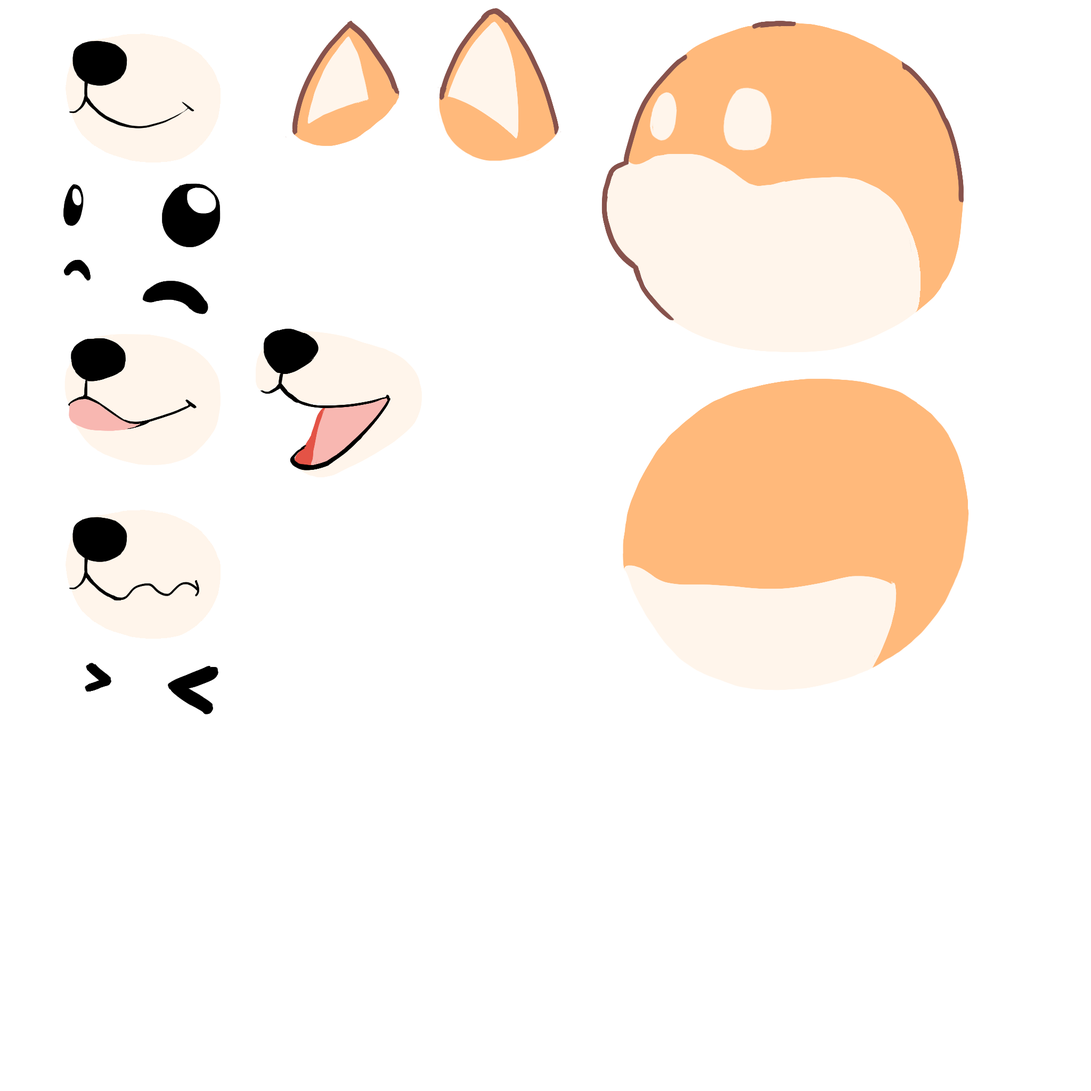
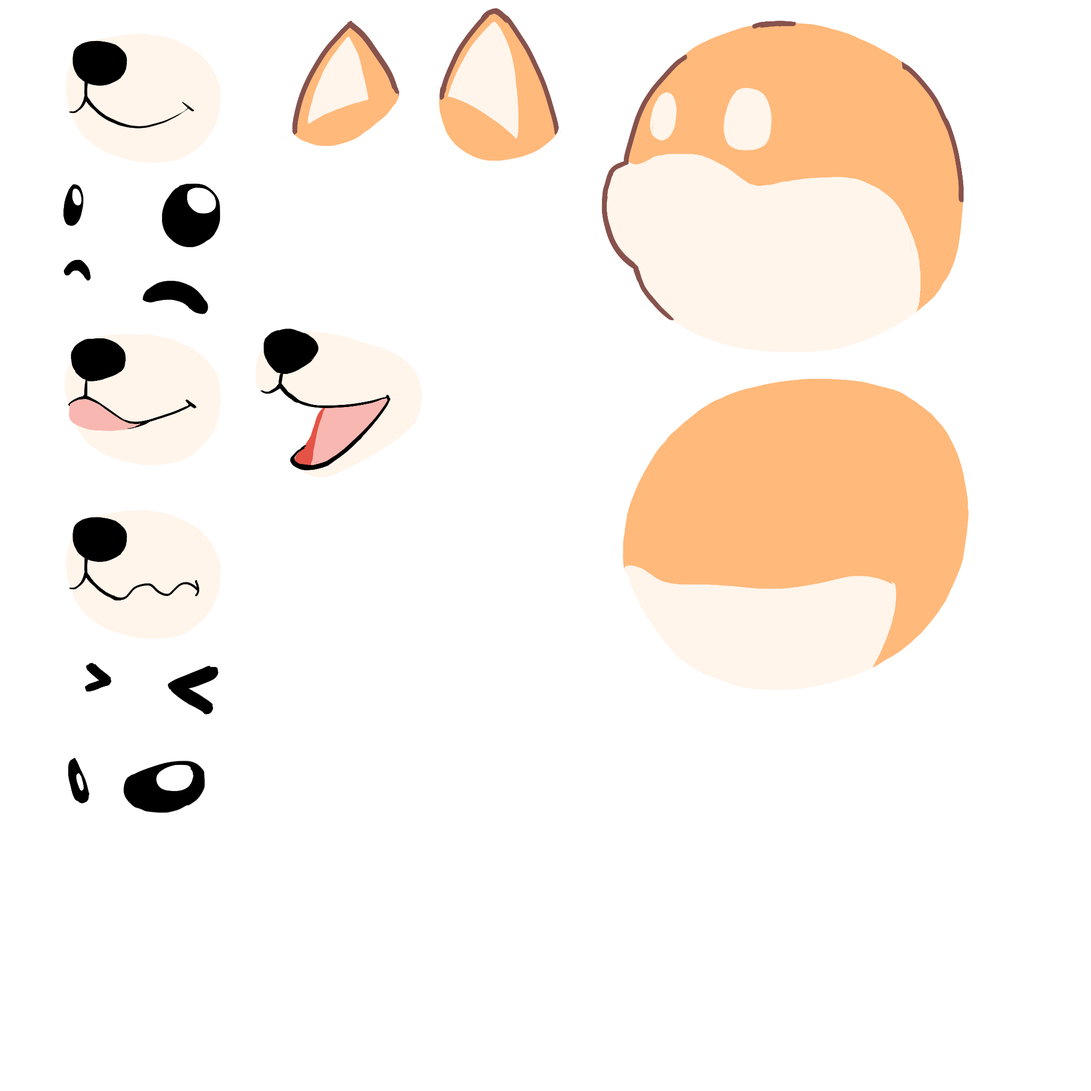
Before/after of a 1091px x 1091px layered artwork. What changed in the layer stack:
added layer "Layer 17" in group "rd face" over [68, 757, 206, 814]
